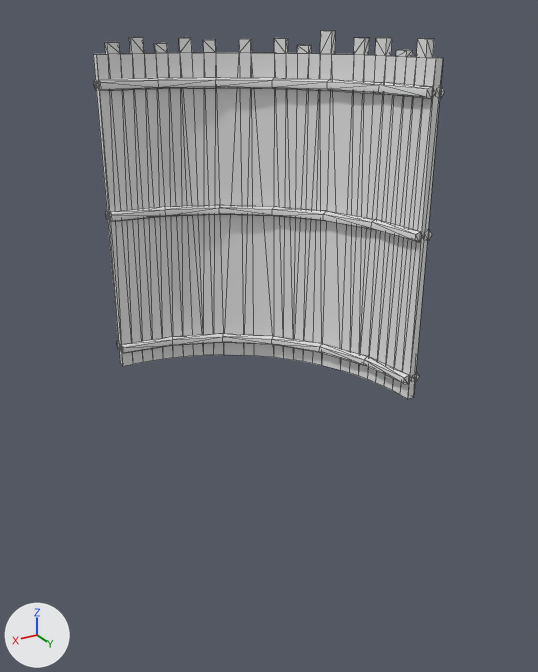
An edit to the COLLADA model art/meshes/structural/palisade_bamboo_curved_short.dae, drawn before and after from the same camera.
Camera for both pictures: a 50 mm camera at (9.09, 15.26, 8.05) aimed at (0.09, 0.26, 0.55). Every picture has the same lights, and +X, +Y and +Z are marked at lower left. Mesh edges are drawn as thin lines. Where no turn or scale is listed for an object, it has been applied to the vertices. Vertices at the same position are counted once.

Objects in the first picture: 'palisade_bamboo_curved_short'.
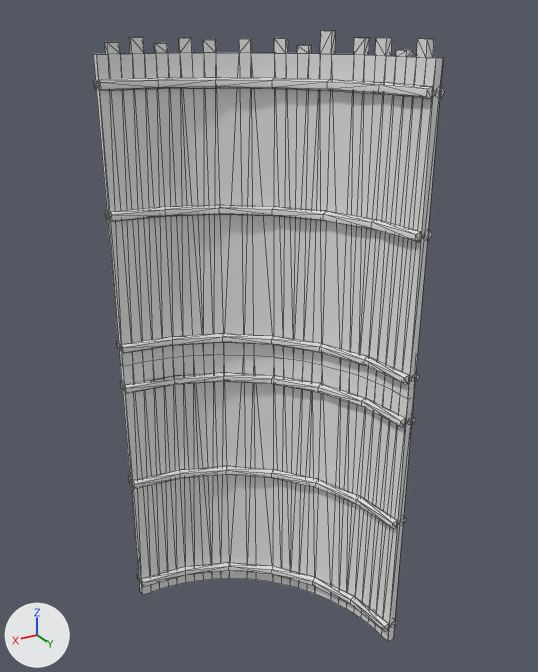
Commit message: Extend palisade below the ground

Pixel boxes [x1, y1, x2, y2] of what changed, in the pictures (538 x 672 px):
'palisade_bamboo_curved_short', reshaped (65% taller): before [93, 30, 445, 399]; after [93, 30, 445, 641]
part 1 of me_palisade_bamboo_curved_short, added: after [124, 372, 406, 427]
part 2 of me_palisade_bamboo_curved_short, added: after [132, 466, 397, 528]
part 3 of me_palisade_bamboo_curved_short, added: after [140, 562, 389, 631]
part 4 of me_palisade_bamboo_curved_short, added: after [315, 366, 414, 641]
part 5 of me_palisade_bamboo_curved_short, added: after [120, 355, 322, 595]

The edits, one by one:
me_palisade_bamboo_curved_short is used by ob_palisade_bamboo_curved_short; location (0.0, 0.0, 0.0).
me_palisade_bamboo_curved_short had 378 vertices, 666 faces and spanned x -2.36..3.23, y -2.37..3.26, z -0.47..7.75.
me_palisade_bamboo_curved_short now has 703 vertices, 1174 faces and spans x -2.36..3.23, y -2.37..3.26, z -8.21..7.75.
me_palisade_bamboo_curved_short part 1: the loose piece of 35 vertices spanning x -2.1..3.23, y -2.11..3.24, z -0.08..0.17 is copied, and the copy is moved by (0.0, 0.0, -1.18); it spans x -2.1..3.23, y -2.11..3.24, z -1.25..-1.01.
me_palisade_bamboo_curved_short part 2: the loose piece of 35 vertices spanning x -2.1..3.23, y -2.11..3.24, z -0.08..0.17 is copied, and the copy is moved by (0.0, 0.0, -4.22); it spans x -2.1..3.23, y -2.11..3.24, z -4.29..-4.05.
me_palisade_bamboo_curved_short part 3: the loose piece of 35 vertices spanning x -2.1..3.23, y -2.11..3.24, z -0.08..0.17 is copied, and the copy is moved by (0.0, 0.0, -7.73); it spans x -2.1..3.23, y -2.11..3.24, z -7.81..-7.56.
me_palisade_bamboo_curved_short part 4: a new loose piece of 40 vertices spanning x -2.22..-1.32, y 0.53..3.26, z -8.21..-0.47.
Part 5, on me_palisade_bamboo_curved_short:
38 vertices are added at x -1.49..3.23, y -2.23..0.62, z -8.21.
37 new vertices lie (0.0, 0.0, 7.74) away from vertices in x -1.49..3.23, y -2.21..0.62, z -8.21.
74 new faces join them.
